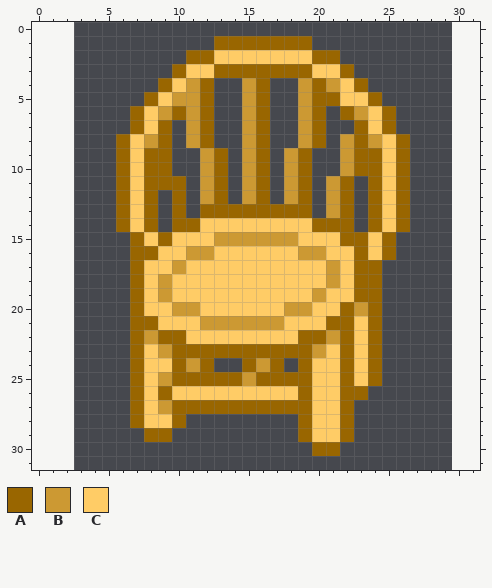
Two versions of one pixel-art sprite, image/椅子.png. The picture above is the old version.
The file is 27x32 pixels. The old version is drawn lined up with the new one, on the new canvas.
Palette (. is transparent): A #996600  B #cc9933  C #ffcc66
Pixels before, first column x 6:
 1 .......AAAAAAA.......
 2 .....AACCCCCCCAA.....
 3 ....ACCAAAAAAACCA....
 4 ...ACBA..BA..BABCA...
 5 ..ACBBA..BA..BAACCA..
 6 .ACBABA..BA..BA.ABCA.
 7 .ACA.BA..BA..BA..ACA.
 8 ACBA.BA..BA..BA.BABCA
 9 ACAA..BA.BA.BA..BAACA
10 ACAA..BA.BA.BA..BAACA
11 ACAAA.BA.BA.BA.BA.ACA
12 ACA.A.BA.BA.BA.BA.ACA
13 ACA.A.AAAAAAAA.BA.ACA
14 ACA.AACCCCCCCCAAA.ACA
15 .ACACCCBBBBBBCCCAACA.
16 .AACCBBCCCCCCBBCCACA.
17 .ACCBCCCCCCCCCCBCAA..
18 .ACBCCCCCCCCCCCBCAA..
19 .ACBCCCCCCCCCCBCCAA..
20 .ACCBBCCCCCCBBCCABA..
21 .AACCCBBBBBBCCCAACA..
22 .ABAACCCCCCCCAABACA..
23 .ACBAAAAAAAAAABCACA..
24 .ACCABA..ABA.ACCACA..
25 .ACBAAAAABAAAACCACA..
26 .ACACCCCCCCCCACCAA...
27 .ACBAAAAAAAAAACCA....
28 .ACCA........ACCA....
29 ..AA.........ACCA....
30 ..............AA.....
After:
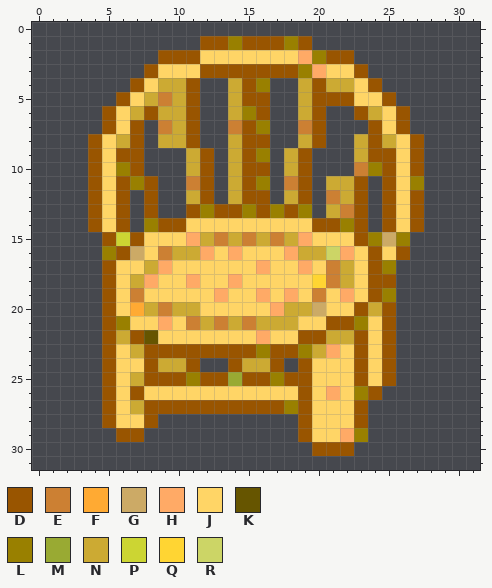
Colours new in this view: D #995500  E #cc8033  F #ffaa33  G #ccaa66  H #ffaa66  J #ffd566  K #665500  L #998000  M #99aa33  N #ccaa33  P #ccd533  Q #ffd533  R #ccd566
The edit:
canvas 27x32 -> 32x32, the old top-left corner now at 3,0
Changed rows in their new state; - is an unchanged pixel.
first column x 4:
 1 --------DDLDDDLD--------
 2 -----DDDJJJJJJJHLDD-----
 3 ----DJJJDDDDDDDLHJJD----
 4 ---DJNND.-NDL--NDNNJD---
 5 --DJNEND.-NDD--NDDDJJD--
 6 -DJNDNND.-NLD--ND-.DNJD-
 7 -DJD.END.-EDL--ED--.DJD-
 8 DJND.NND.-NDD--ND-.NDNJD
 9 DJDD..-ND.NDL-ND--.NDDJD
10 DJLD..-ND.NDD-ND--.ELDJD
11 DJDLD..ED.NDL-ED-NND.DJL
12 DJD.D-.ND.NDD-ND-END.DJD
13 DJD.D-.DLDDLDLDL-NED.DJD
14 DJD.LDDJJJJJJJJJDDLD.DJD
15 -DPDJJJHNENENENHJJJDLGL-
16 -LDGJENNHJHJJJHNNRHJDJD-
17 -DJJNHJJJJJJHJJHJENJDL--
18 -DJNHJJHJJHJJJJJQENJDD--
19 -DJEJJJJJHJJHJHJEJHJDL--
20 -DJFNENNJJJJJHNNGJJDND--
21 -DLJJHJENENENNNJJDDLJD--
22 -DNDKJJJJJJJHJJDDNNDJD--
23 -DJNDDDDDDDDLDDLNHJDJD--
24 -DJJDNND.-DNND-DJJJDJD--
25 -DJNDDDLDDMDDLDDJJJDJD--
26 -DJDJJJJJJJJJJJDJHJLD---
27 -DJNDDDDDDDDDDLDJJJD----
28 -DJJD..--------DJJJD----
29 --DD..---------DJJHL----
30 ----------------DDD-----
Changed places in both pictures, as pixel boxes (x1, y1, x2, y2):
changed: (88, 36, 424, 456)
